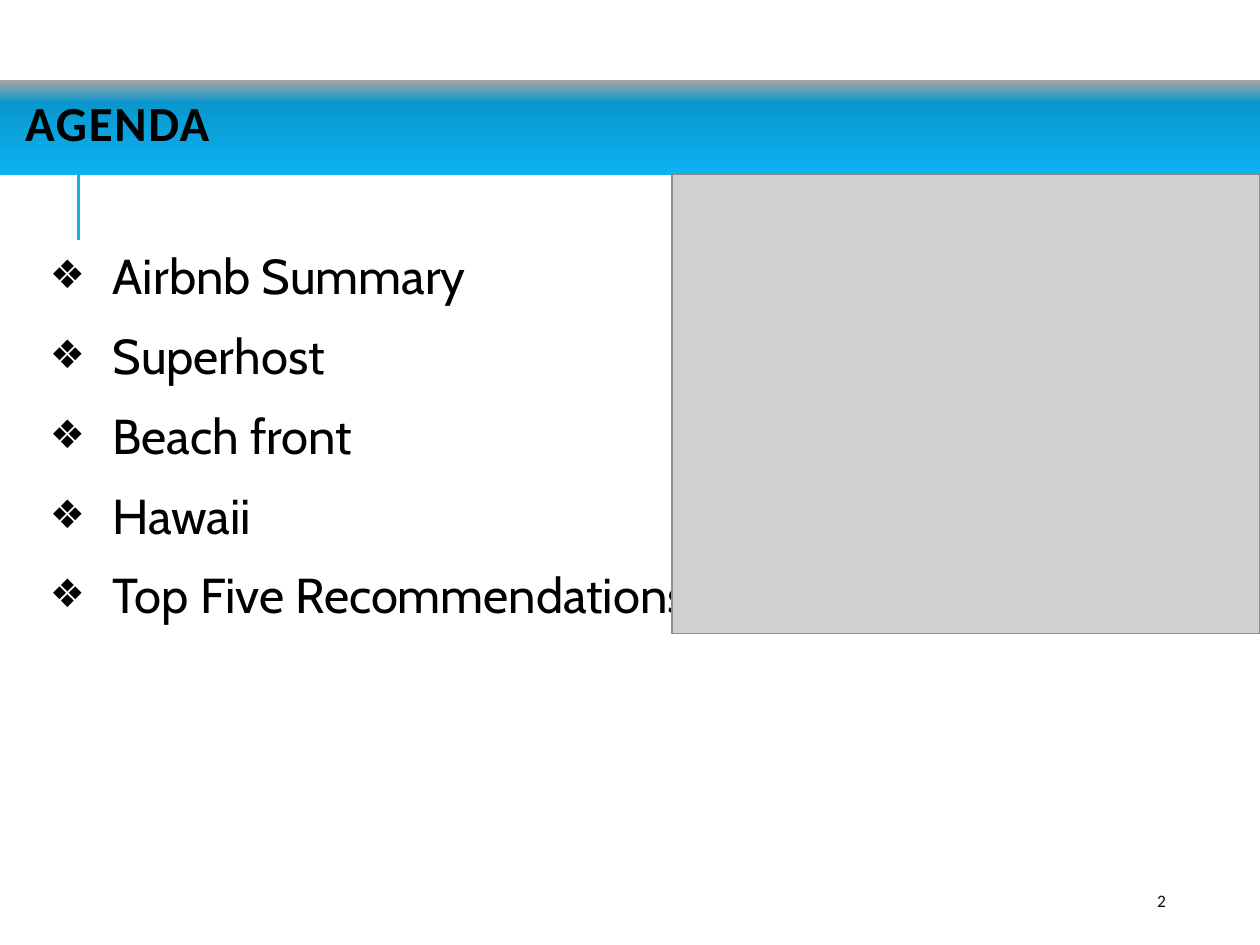
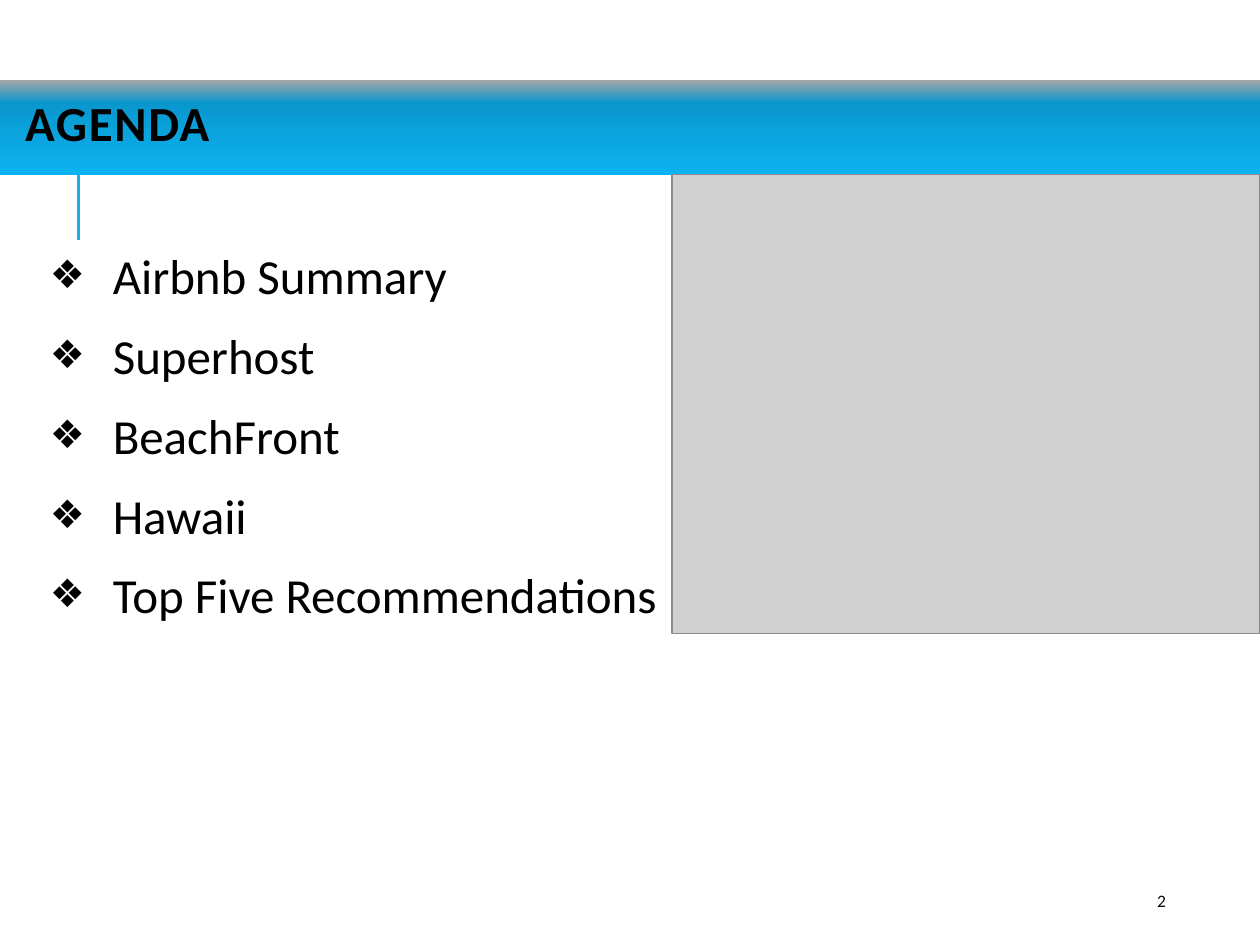
Before and after one commit to jaminiowa/Group-1-Project, a slide deck: slide 2 of Group1 Project - AirBnb Analysis.pptx. Drawn at 1260x945 pixels with LibreOffice and Linux fonts; fonts in the diff are those of the drawing; grey boxes stand for pictures. Boxes give left, top, right and bottom in pixels: in the first picture for what was removed or moved away, otherwise in the second. Text is boxed around its words. In the diff, an @@ line names an element or a change of style, - is before the commit and + after.

```diff
--- a/Group1 Project - AirBnb Analysis.pptx
+++ b/Group1 Project - AirBnb Analysis.pptx
@@ text at [113,260,657,621]: font Cabin to Calibri in "Airbnb Summary", "Superhost", "Hawaii", "Top Five Recommendations" @@
@@ text at [113,420,340,455]: text changed; font Cabin to Calibri @@
-❖ Beach front
+❖ BeachFront
```
Also in this commit, not shown: 18 other slides changed, 2 slides added, 1 slide removed.
